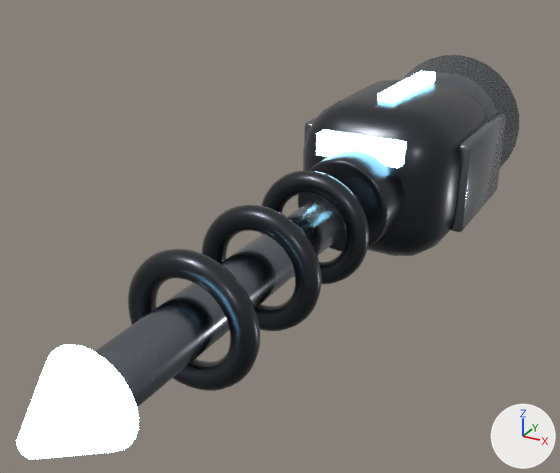
The glTF model robo-battle-3d/assets/models/weapon_drone_quasar.glb as it was, and as the next commit left it.
One viewpoint serves both versions: a 50 mm camera at (0.78, -2.16, 0.75) aimed at (-0.09, -0.59, -0.04). The axes (+X, +Y, +Z) are drawn at lower right. The lights are the same throughout. The older version comes first. Vertices at exactly the same position are counted once.

Objects in the first picture: 'weapon_drone_quasar'.
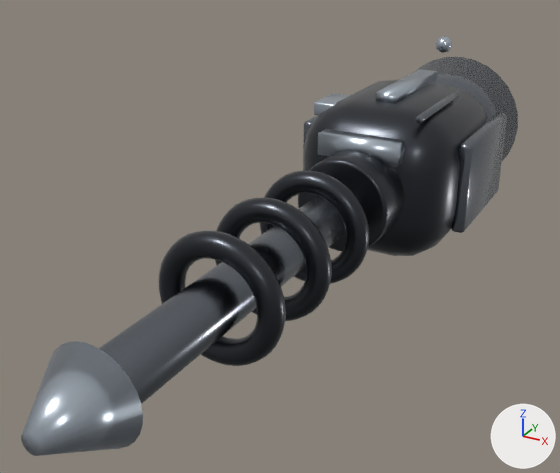
The edits, one by one:
Material 'Accent' (mat_accent) is new.
Its base color is (0.55, 0.62, 0.7) (pale blue #c4ceda).
Its metallic is 1.0.
Its roughness is 0.28.
Its coat weight is 0.5.
Its coat roughness is 0.25.
me_cube is used by ob_weapon_drone_quasar; location (0.0, 0.0, 0.0).
me_cube had 2610 vertices, 5172 faces and spanned x -0.25..0.25, y -1.53..0.55, z -0.24..0.24.
me_cube now has 2892 vertices, 5716 faces and spans x -0.26..0.26, y -1.52..0.57, z -0.23..0.41.
me_cube part 1: a new loose piece, an icosphere of 80 faces spanning x 0.126..0.168, y -0.13..-0.086, z 0.366..0.41, in mat_accent (pale blue #c4ceda).
me_cube part 2: the loose piece of 56 vertices spanning x -0.1..0.1, y -1.53..-1.39, z -0.1..0.1 is moved by (0.0, 0.01, 0.0), in mat_accent (pale blue #c4ceda).
me_cube part 3: the loose piece of 168 vertices spanning x -0.06..0.06, y -1.38..-0.34, z -0.06..0.06 is moved by (0.0, -0.02, 0.0).
me_cube part 4: a new loose piece of 56 vertices spanning x -0.21..-0.11, y -0.17..-0.04, z 0.16..0.2, in mat_accent (pale blue #c4ceda).
me_cube part 5: 1056 vertices moved from x -0.15..0.15, y -1.13..-0.81, z -0.15..0.15 to x -0.15..0.15, y -1.03..-0.76, z -0.15..0.15.
me_cube part 6: 88 vertices moved from x -0.24..0.24, y -0.14..0.55, z -0.24..0.24 to x -0.23..0.23, y -0.27..0.57, z -0.23..0.23; 44 vertices removed from x -0.25..0.25, y -0.14..0.26, z -0.13..0.13; 116 vertices added at x -0.26..0.26, y -0.27..0.25, z -0.13..0.23.
me_cube part 7: 24 faces spanning x -0.12..0.12, y -0.33..0.23, z 0.1..0.24 switch from mat_energyglow (blue #95ddff, glowing blue #95ddff) to mat_accent (pale blue #c4ceda).
Other edits to the shape of me_cube do not show in these pictures.

Boxes (x1, y1, x2, y2) around the edits, measured in the pictures (560 x 473 px; the box of a moved part takes in the faces that stretch with it):
'weapon_drone_quasar', reshaped
    before: (16, 55, 519, 460)
    after: (21, 36, 518, 456)
part 1 of me_cube, added
    after: (436, 36, 452, 53)
part 2 of me_cube, moved or reshaped
    before: (16, 344, 139, 460)
    after: (21, 341, 143, 456)
part 3 of me_cube, moved or reshaped
    before: (95, 192, 358, 407)
    after: (99, 192, 358, 404)
part 4 of me_cube, added
    after: (314, 93, 350, 115)
part 5 of me_cube, moved or reshaped
    before: (128, 215, 309, 391)
    after: (159, 208, 320, 366)
part 6 of me_cube, moved or reshaped
    before: (304, 55, 519, 232)
    after: (303, 57, 518, 233)
part 7 of me_cube, recoloured (darker)
    both: (318, 71, 436, 167)
